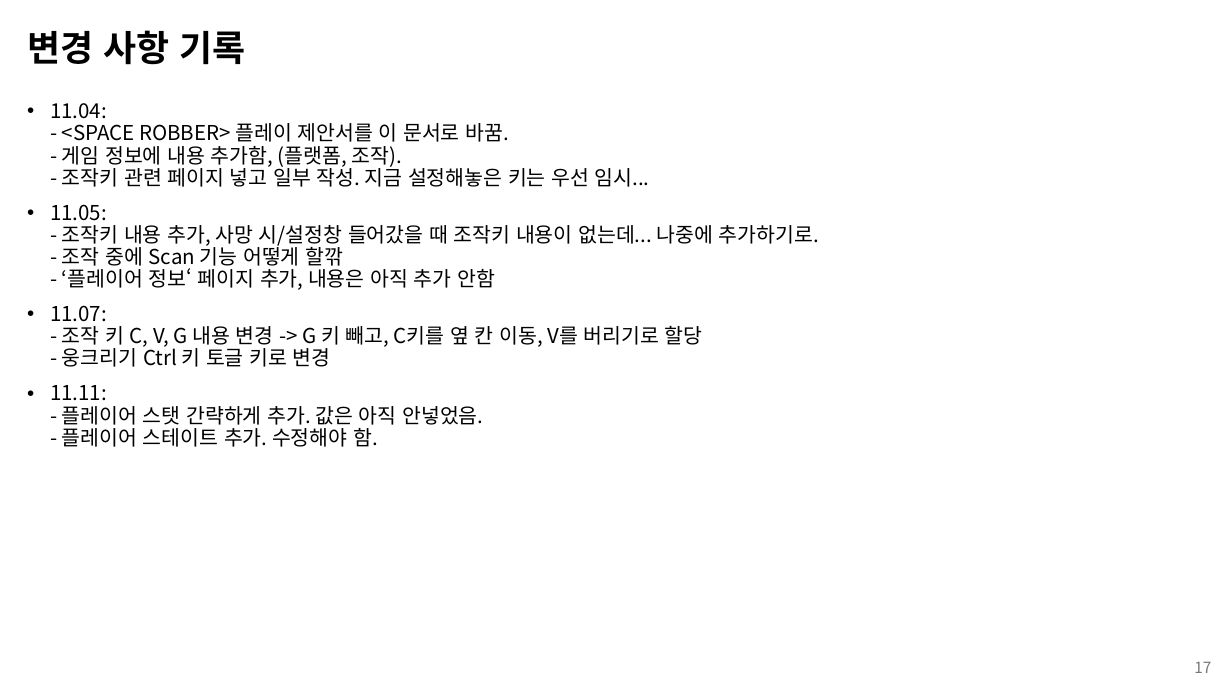
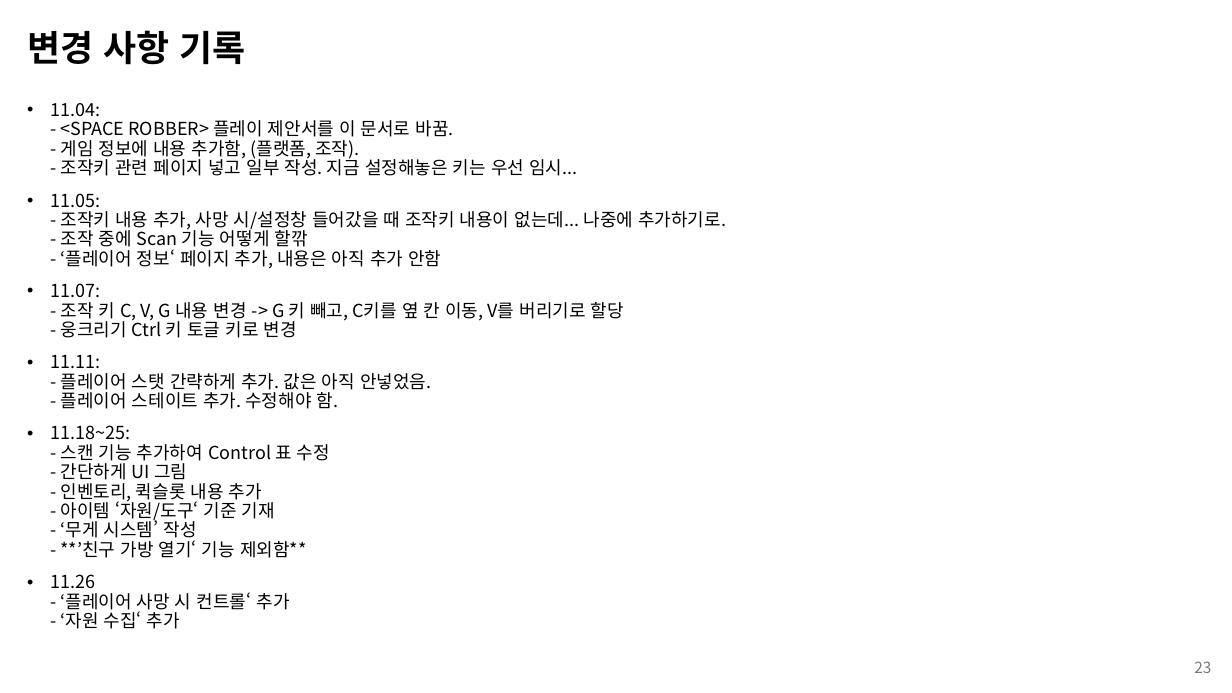
Before and after one commit to kimi5231/B1A2_project, a slide deck: slide 23 of 기획/SPACE ROBBER_기획서.pptx (slide 17 before the commit). Drawn at 1232x693 pixels with LibreOffice and Linux fonts; fonts in the diff are those of the drawing. Boxes give left, top, right and bottom in pixels: in the first picture for what was removed or moved away, otherwise in the second. Text is boxed around its words. In the diff, an @@ line names an element or a change of style, - is before the commit and + after.

Commit message:
SPACE ROBBER_기획서 내용 추가
- 스캔 기능 추가, Control 표 수정
- 간단 UI 그림
- '인벤토리, 퀵슬롯' 추가
- ‘무게 시스템’ 추가
- **’친구 가방 열기‘ 기능 제외함**
- ‘플레이어 사망 시 컨트롤‘ 표에 추가
- ‘자원 수집‘ 추가

```diff
--- a/기획/SPACE ROBBER_기획서.pptx
+++ b/기획/SPACE ROBBER_기획서.pptx
@@ text at bbox=[50, 103, 726, 409]: size 16 to 14 pt in "11.04: - <SPACE ROBBER> 플레이 제안서를 이 ...", "11.05: - 조작키 내용 추가, 사망 시/설정창 ...", "11.07: - 조작 키 C, V, G ...", "11.11: - 플레이어 스탯 간략하게 추가. 값은 ..." @@
@@ text at bbox=[50, 425, 330, 629]: paragraphs added @@
+• 11.18~25:
+  - 스캔 기능 추가하여 Control 표 수정
+  - 간단하게 UI 그림
+  - 인벤토리, 퀵슬롯 내용 추가
+  - 아이템 ‘자원/도구‘ 기준 기재
+  - ‘무게 시스템’ 작성
+  - **’친구 가방 열기‘ 기능 제외함**
+• 11.26
+  - ‘플레이어 사망 시 컨트롤‘ 추가
+  - ‘자원 수집‘ 추가
@@ page number at bbox=[1194, 661, 1211, 673]: text changed @@
-17
+23
```
Also in this commit, not shown: 8 other slides changed, 8 slides added, 1 slide removed.
